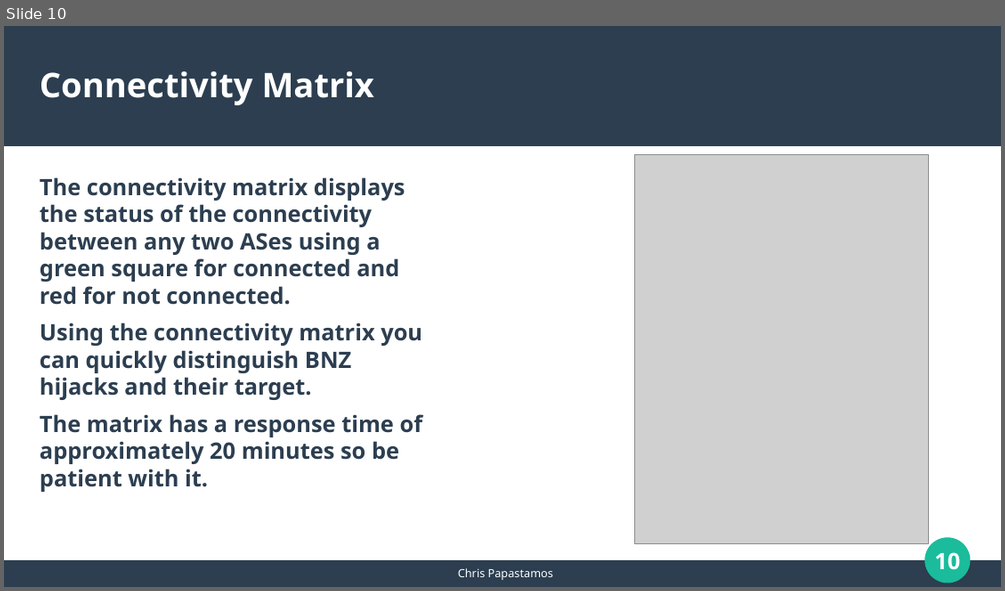
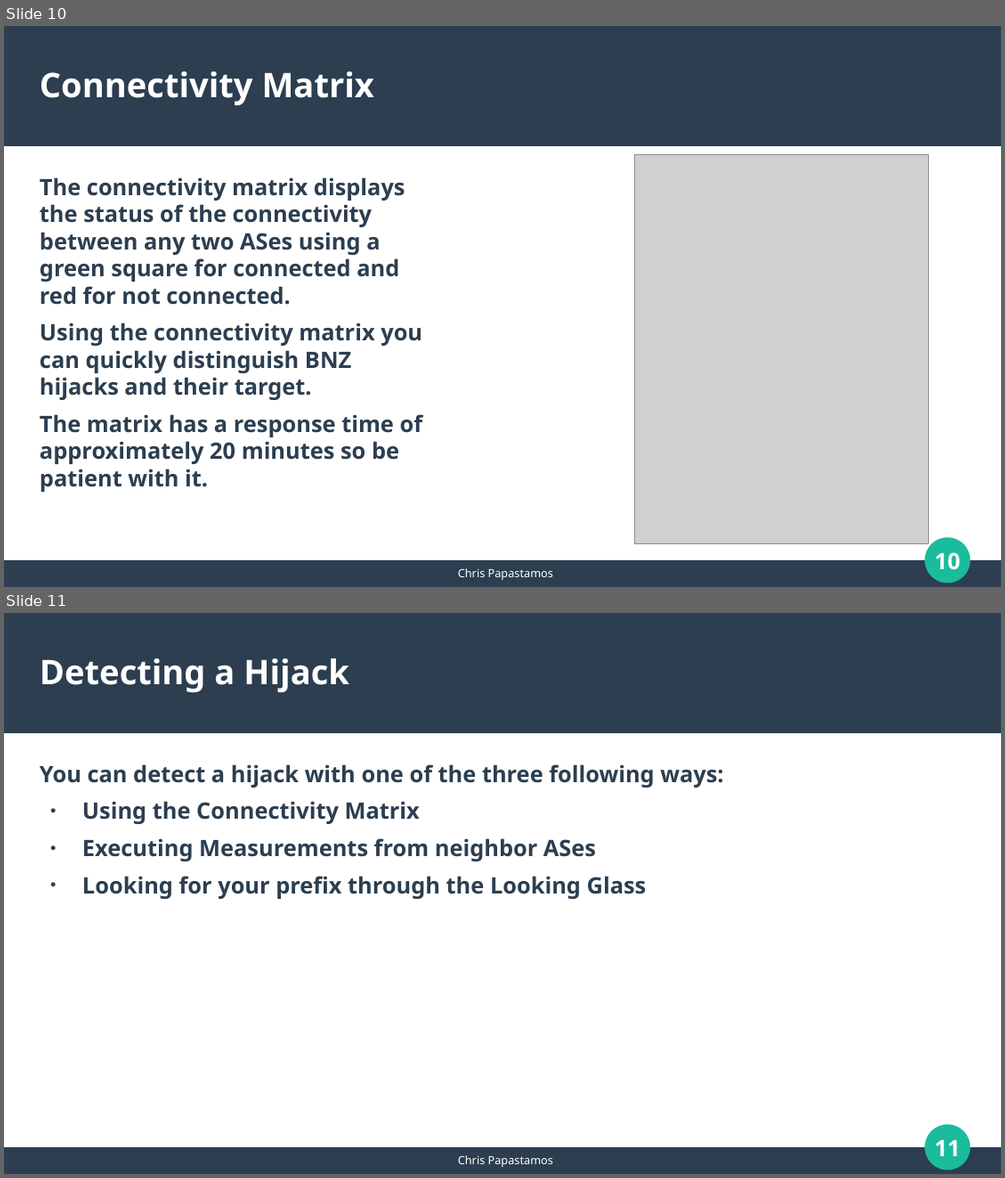
Before and after one commit to papastam/mini_internet_extention, a slide deck: HY436-Assignment4/session1/mini-internet_intro.odp. Shown one above the other, each under a label of ours: slide 10 before the commit, slides 10 and 11 after it. The pictures are 1005x591 and 1005x1178 pixels, drawn with LibreOffice and Linux fonts; fonts in the diff are those of the drawing; grey boxes stand for pictures. Boxes give left, top, right and bottom in pixels: in the first picture for what was removed or moved away, otherwise in the second. Text is boxed around its words. In the diff, an @@ line names an element or a change of style, - is before the commit and + after.

```diff
--- a/HY436-Assignment4/session1/mini-internet_intro.odp
+++ b/HY436-Assignment4/session1/mini-internet_intro.odp
@@ slide 11 added at (4, 613, 1001, 1174), background #FFFFFF; not listed: 4 template elements that a slide beside it also shows @@
@@ title added at (40, 658, 349, 692), 27 pt, text #FFFFFF, bold @@
+Detecting a Hijack
@@ text added at (40, 764, 723, 899), 18 pt, text #2C3E50, bold @@
+You can detect a hijack with one of the three following ways:
+● Using the Connectivity Matrix
+● Executing Measurements from neighbor ASes
+● Looking for your prefix through the Looking Glass
@@ text added at (458, 1155, 553, 1167), 9 pt, text #FFFFFF @@
+Chris Papastamos
```
Also in this commit, not shown: 5 slides changed, 3 other files.
